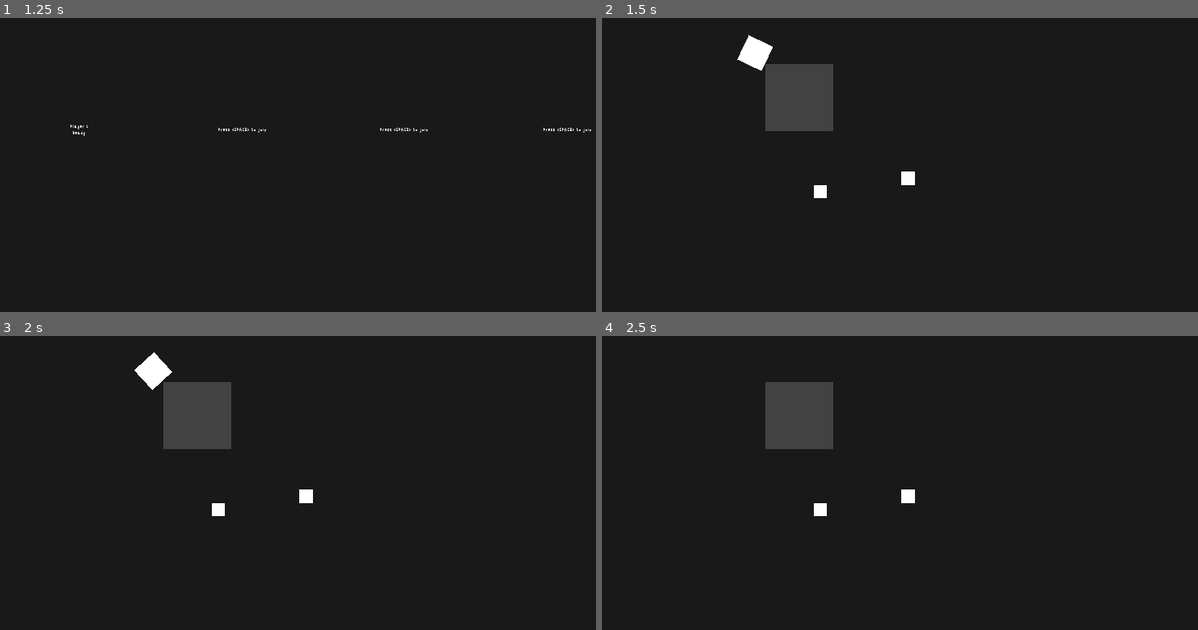
Above: before the commit, frames 1-4 (two rows, left to right).
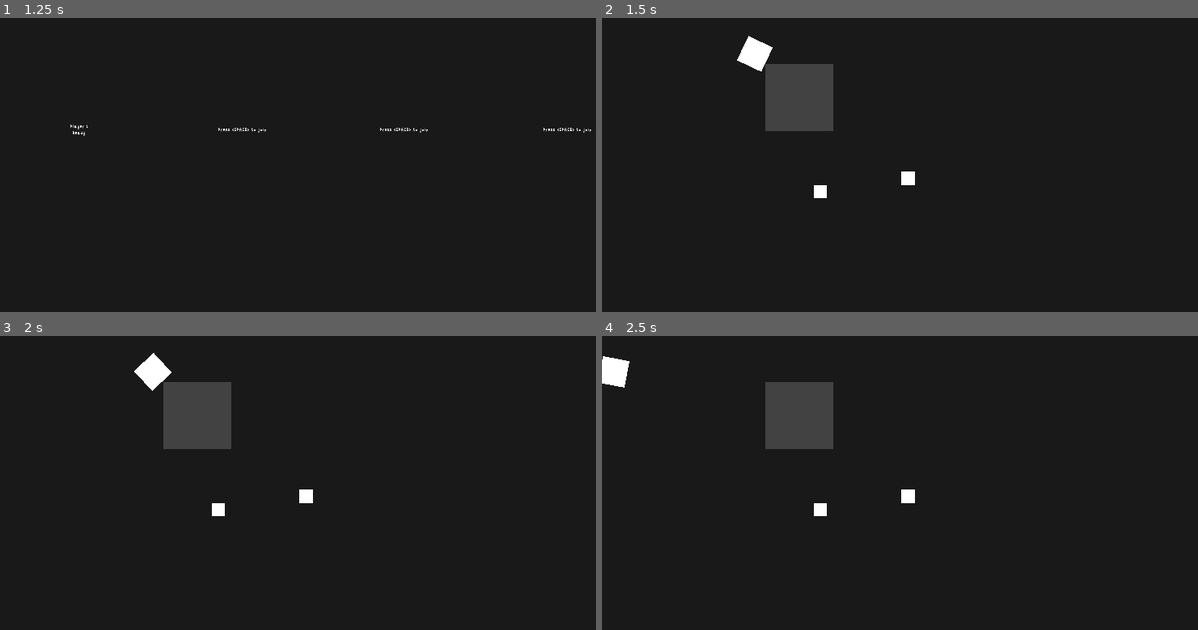
Above: after the commit, the same moments.

Repository: kuma-gee/explosive-delivery
Game: Godot game, scene res://scenes/menu/PlayerSelectMenu.tscn
The game is run twice, just before and just after one commit, with the same random seed, the same clock (stepped at 60 frames per second) and the same inputs.
Inputs (mouse positions are in pixels of both pictures, inside the frame that each line leads up to):
- Up to frame 1 (1.25 s): tap Space (interact) at 0.5 s; move the mouse to (292, 203) at 0.52 s; hold W (move_up) from 0.53 s (still down); tap Shift (dash) at 0.6 s; click (292, 203) at 0.67 s; tap Enter (ui_accept) at 0.77 s
- Up to frame 2 (1.5 s): release W (move_up) at 1.25 s; tap Space (interact) at 1.25 s; drag from (1120, 185) to (894, 203) at 1.27 s
- Up to frame 3 (2 s): no input
- Up to frame 4 (2.5 s): tap Enter (ui_accept) at 2 s; move the mouse to (733, 394) at 2.02 s; hold A (move_left) from 2.03 s (still down); tap Space (interact) at 2.1 s; tap Shift (dash) at 2.3 s

Frame 1 is identical in both runs. In frame 2, less than 0.1% of the frame differs, in the area x 22-29%, y 5-19%; in frame 3, less than 0.1%; in frame 4, 0.4%, in the area x 0-5%, y 6-18%.

Commit message:
simplify player movement + soft collision

Diff:
--- a/project.godot
+++ b/project.godot
@@ -108,6 +108,11 @@
 "class": "Projectile2D",
 "language": "GDScript",
 "path": "res://src/prototyping/behaviour/Projectile2D.gd"
+}, {
+"base": "Area2D",
+"class": "SoftCollision",
+"language": "GDScript",
+"path": "res://src/prototyping/behaviour/SoftCollision.gd"
 }, {
 "base": "Timer",
 "class": "Spawner",
@@ -160,6 +165,7 @@
 "PlayerManager": "",
 "PlayerMoveTop2D": "",
 "Projectile2D": "",
+"SoftCollision": "",
 "Spawner": "",
 "Stylesheet": "",
 "ThemeApplier": "",
--- a/scenes/player/Player.gd
+++ b/scenes/player/Player.gd
@@ -1,9 +1,53 @@
 class_name Player extends KinematicBody2D
 
-onready var knockback := $Knockback
+export var acceleration := 2000
+export var deceleration := 2000
+export var max_speed := 500
+export var dash_speed := 1000
+
+export var soft_collision_factor := 5000
+
+onready var controller: PlayerController = $PlayerController
+onready var soft_collision := $SoftCollision
+
+var velocity = Vector2.ZERO
+
+func _ready():
+	controller.connect("dash", self, "_dash")
+
 
 func set_input(input: PlayerInput) -> void:
 	$PlayerController.input = input
 
-func apply_knockback(dir: Vector2) -> void:
-	knockback.velocity = dir
+
+func _process(_delta):
+	var aim_dir = controller.get_look_direction(self)
+	look_at(global_position + aim_dir)
+
+
+func _physics_process(delta):
+	_move(delta)
+	_apply_soft_collision(delta)
+
+	velocity = move_and_slide(velocity)
+
+
+func _move(delta: float):
+	var move_dir = controller.get_move_direction()
+	var desired_velocity = move_dir.normalized() * max_speed
+
+	var is_moving = move_dir.length() > 0.01
+	var max_speed_change = acceleration if is_moving else deceleration
+
+	velocity = velocity.move_toward(desired_velocity, max_speed_change * delta)
+
+func _dash():
+	var dir = velocity if _is_moving() else Vector2.RIGHT.rotated(global_rotation)
+	velocity = dir.normalized() * dash_speed
+
+func _apply_soft_collision(delta: float):
+	if soft_collision.is_colliding() and not _is_moving():
+		velocity += soft_collision.get_push_vector() * delta * soft_collision_factor
+
+func _is_moving() -> bool:
+	return velocity.length() > 0.01
--- a/scenes/player/Player.tscn
+++ b/scenes/player/Player.tscn
@@ -1,12 +1,13 @@
-[gd_scene load_steps=10 format=2]
+[gd_scene load_steps=9 format=2]
 
 [ext_resource path="res://scenes/player/Player.gd" type="Script" id=1]
 [ext_resource path="res://src/prototyping/player/PlayerController.gd" type="Script" id=2]
 [ext_resource path="res://src/prototyping/Object2D.tscn" type="PackedScene" id=3]
-[ext_resource path="res://src/prototyping/player/PlayerMoveTop2D.tscn" type="PackedScene" id=4]
-[ext_resource path="res://src/prototyping/player/AimDirectionTop2D.gd" type="Script" id=5]
+[ext_resource path="res://src/prototyping/behaviour/SoftCollision.gd" type="Script" id=4]
 [ext_resource path="res://src/prototyping/player/PickupHand.gd" type="Script" id=6]
-[ext_resource path="res://src/prototyping/behaviour/Projectile2D.gd" type="Script" id=7]
+
+[sub_resource type="RectangleShape2D" id=3]
+extents = Vector2( 23, 23 )
 
 [sub_resource type="RectangleShape2D" id=1]
 extents = Vector2( 20, 20 )
@@ -20,25 +21,19 @@
 collision_mask = 3
 script = ExtResource( 1 )
 
-[node name="Knockback" type="Node" parent="."]
-script = ExtResource( 7 )
-deceleration = 20
+[node name="SoftCollision" type="Area2D" parent="."]
+collision_layer = 2
+collision_mask = 2
+script = ExtResource( 4 )
+
+[node name="CollisionShape2D" type="CollisionShape2D" parent="SoftCollision"]
+shape = SubResource( 3 )
 
 [node name="PlayerController" type="Node" parent="."]
 script = ExtResource( 2 )
 
 [node name="Object2D" parent="." instance=ExtResource( 3 )]
 shape = SubResource( 1 )
-
-[node name="AimDirectionTop2D" type="Node" parent="."]
-script = ExtResource( 5 )
-controller_path = NodePath("../PlayerController")
-
-[node name="PlayerMoveTop2D" parent="." instance=ExtResource( 4 )]
-acceleration = 2000
-deceleration = 2000
-dash_speed = 40
-controller_path = NodePath("../PlayerController")
 
 [node name="PickupHand" type="Area2D" parent="."]
 position = Vector2( 21, 0 )
--- /dev/null
+++ b/src/prototyping/behaviour/SoftCollision.gd
@@ -0,0 +1,14 @@
+class_name SoftCollision extends Area2D
+
+func is_colliding():
+	var areas = get_overlapping_areas()
+	return areas.size() > 0
+
+func get_push_vector():
+	var areas = get_overlapping_areas()
+	var push_vector = Vector2.ZERO
+	if is_colliding():
+		var area = areas[0]
+		push_vector = area.global_position.direction_to(global_position)
+		push_vector = push_vector.normalized()
+	return push_vector
